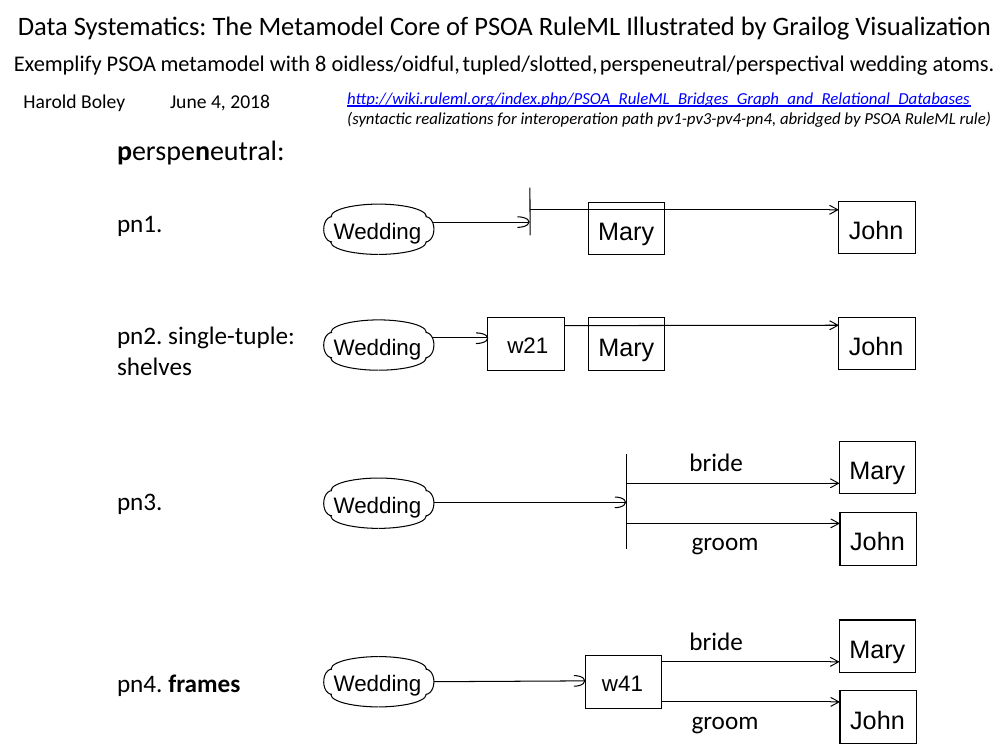
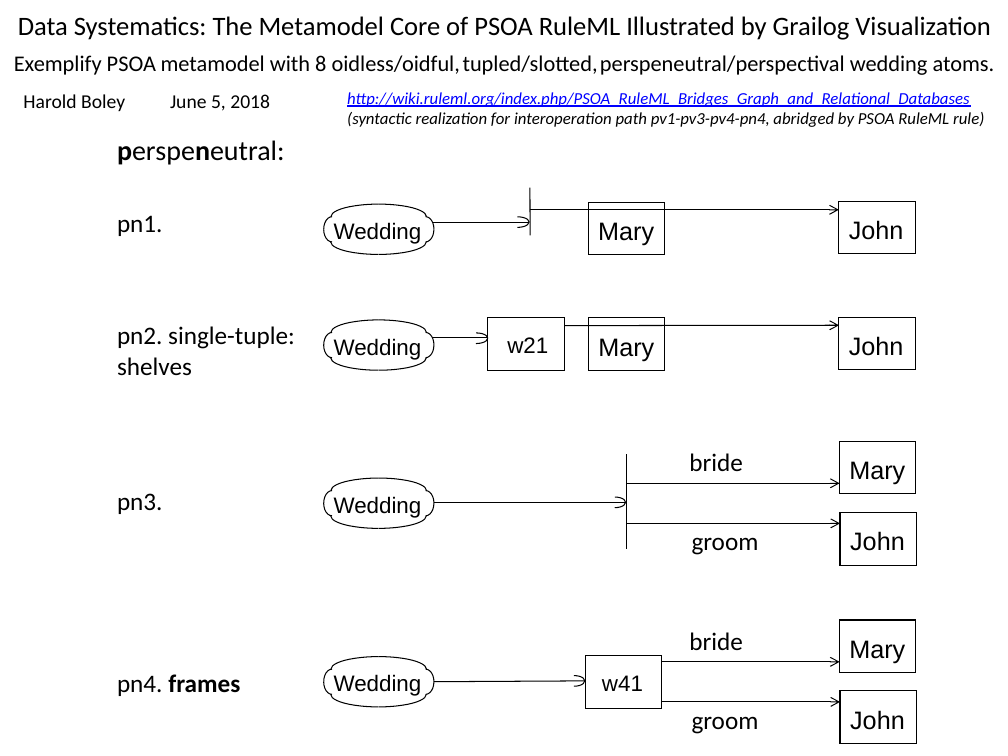
Before and after one commit to RuleML/ruleml-website, a slide deck: slide 1 of talks/WeddingMetaCore.pptx. Drawn at 1008x756 pixels with LibreOffice and Linux fonts; fonts in the diff are those of the drawing. Boxes give left, top, right and bottom in pixels: in the first picture for what was removed or moved away, otherwise in the second. Text is boxed around its words. In the diff, an @@ line names an element or a change of style, - is before the commit and + after.

```diff
--- a/talks/WeddingMetaCore.pptx
+++ b/talks/WeddingMetaCore.pptx
@@ text at box(170, 94, 270, 111): text changed @@
-June 4, 2018
+June 5, 2018
@@ text at box(347, 112, 984, 127): text changed @@
-(syntactic realizations for interoperation path pv1-pv3-pv4-pn4, abridged by PSOA RuleML rule)
+(syntactic realization for interoperation path pv1-pv3-pv4-pn4, abridged by PSOA RuleML rule)
```
Also in this commit, not shown: 1 other slide changed, 1 other file.
